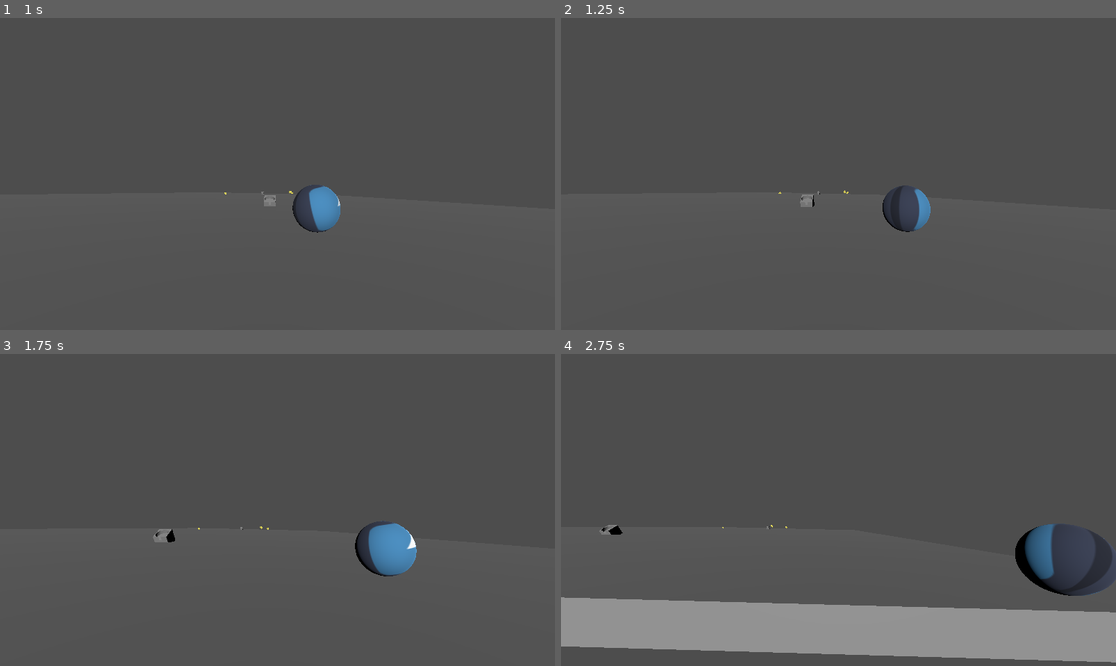
Above: before the commit, frames 1-4 (two rows, left to right).
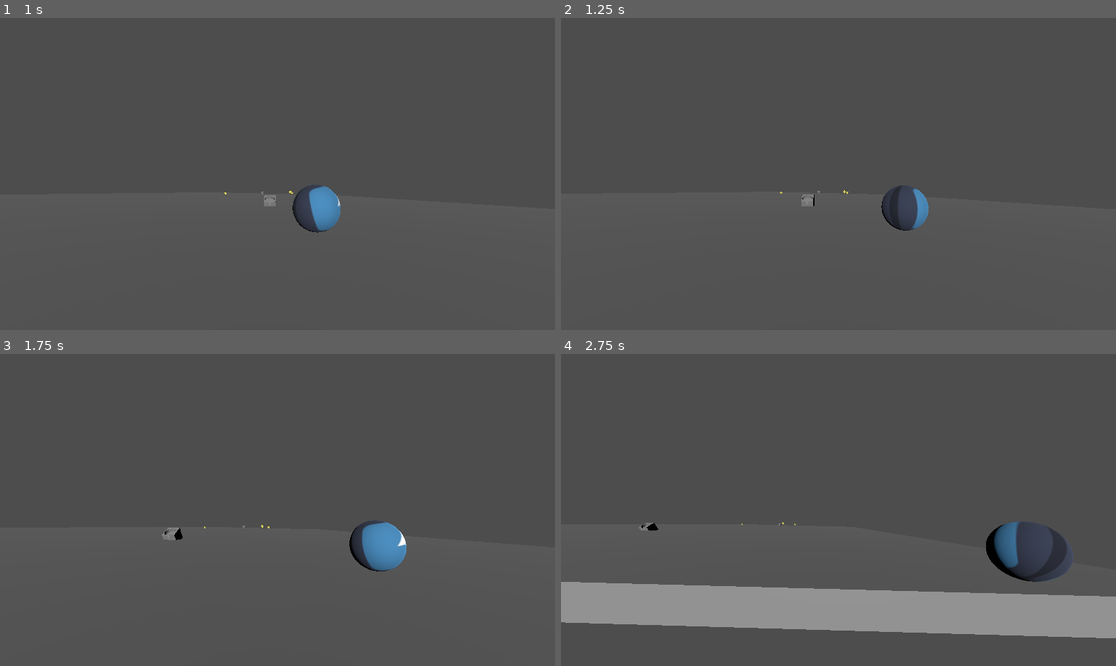
Above: after the commit, the same moments.

Repository: Dr4gonMarine/jogo_bolao
Game: Godot game, scene res://mapa.tscn
The game is run twice, just before and just after one commit, with the same random seed, the same clock (stepped at 60 frames per second) and the same inputs. The engine's default icon, where the game draws it, is replaced by a stand-in: a white triangle on a blue panel in a dark square.
Inputs:
- Up to frame 1 (1 s): tap Enter (ui_accept) at 0.5 s; hold D (direita) from 0.53 s (still down); tap Space (pular) at 0.77 s
- Up to frame 2 (1.25 s): keep holding D (direita)
- Up to frame 3 (1.75 s): release D (direita) at 1.28 s; hold S (tras) from 1.28 s (still down); tap Space (pular) at 1.52 s
- Up to frame 4 (2.75 s): release S (tras) at 2.03 s; hold D (direita) from 2.03 s (still down)

Frame 1 is identical in both runs. In frame 2, 0.2% of the frame differs, in the area x 39-67%, y 53-69%; in frame 3, 1.0%; in frame 4, 16%, in the area x 0-100%, y 53-99%.

Commit message:
Camera juice

Diff:
--- a/bola.gd
+++ b/bola.gd
@@ -11,6 +11,7 @@
 @onready var collision_shape: CollisionShape3D = $CollisionShape3D
 @onready var hit_on_ground: AudioStreamPlayer3D = $HitOnGround
 @onready var check_ground: CollisionShape3D = $CheckGround
+@onready var camera_3d: Camera3D = %Camera3D
 
 var estaNoChao: bool
 var estavaNoChao: bool
@@ -52,7 +53,8 @@
 		print("apertou espaço e estaNoChao = true")
 
 	var velocidade_atual = linear_velocity.length()
-	sphere_shape = collision_shape.shape as SphereShape3D
+	_camera_juice(velocidade_atual)
+
 	if velocidade_atual > 0 and sphere_shape.radius > tamanho_inicial * (1 - porcentagem_reducao_maxima) and estaNoChao:
 		var reducao = velocidade_atual * fator_reducao * delta
 		sphere_shape.radius -= reducao
@@ -60,3 +62,10 @@
 		mesh.scale = Vector3(sphere_shape.radius, sphere_shape.radius, sphere_shape.radius)
 		print("---------------")
 		print(sphere_shape.radius)
+
+
+func _camera_juice(velocity : float) -> void:
+	if(velocity > 10 and camera_3d.fov < 110):
+		camera_3d.fov += 0.1
+	elif(velocity < 10 and camera_3d.fov > 75):
+		camera_3d.fov -= 0.1
--- a/bola.tscn
+++ b/bola.tscn
@@ -33,6 +33,7 @@
 [node name="CameraRig" type="Marker3D" parent="."]
 
 [node name="Camera3D" type="Camera3D" parent="CameraRig"]
+unique_name_in_owner = true
 transform = Transform3D(1, 0, 0, 0, 0.866025, 0.5, 0, -0.5, 0.866025, 0, 2.5, 3)
 current = true
 
--- a/scenes/Coin.tscn
+++ b/scenes/Coin.tscn
@@ -7,6 +7,21 @@
 [sub_resource type="CylinderShape3D" id="CylinderShape3D_0rp2i"]
 height = 0.0629177
 radius = 0.103893
+
+[sub_resource type="Animation" id="Animation_otc8n"]
+length = 0.001
+tracks/0/type = "value"
+tracks/0/imported = false
+tracks/0/enabled = true
+tracks/0/path = NodePath(".:rotation")
+tracks/0/interp = 1
+tracks/0/loop_wrap = true
+tracks/0/keys = {
+"times": PackedFloat32Array(0),
+"transitions": PackedFloat32Array(1),
+"update": 0,
+"values": [Vector3(0, 0, 0)]
+}
 
 [sub_resource type="Animation" id="Animation_8aeek"]
 resource_name = "idle"
@@ -22,21 +37,6 @@
 "transitions": PackedFloat32Array(1, 1),
 "update": 0,
 "values": [Vector3(0, 0, 0), Vector3(0, 3.14159, 0)]
-}
-
-[sub_resource type="Animation" id="Animation_otc8n"]
-length = 0.001
-tracks/0/type = "value"
-tracks/0/imported = false
-tracks/0/enabled = true
-tracks/0/path = NodePath(".:rotation")
-tracks/0/interp = 1
-tracks/0/loop_wrap = true
-tracks/0/keys = {
-"times": PackedFloat32Array(0),
-"transitions": PackedFloat32Array(1),
-"update": 0,
-"values": [Vector3(0, 0, 0)]
 }
 
 [sub_resource type="Animation" id="Animation_13pvi"]
Not shown, changed: Minigolf.tres
